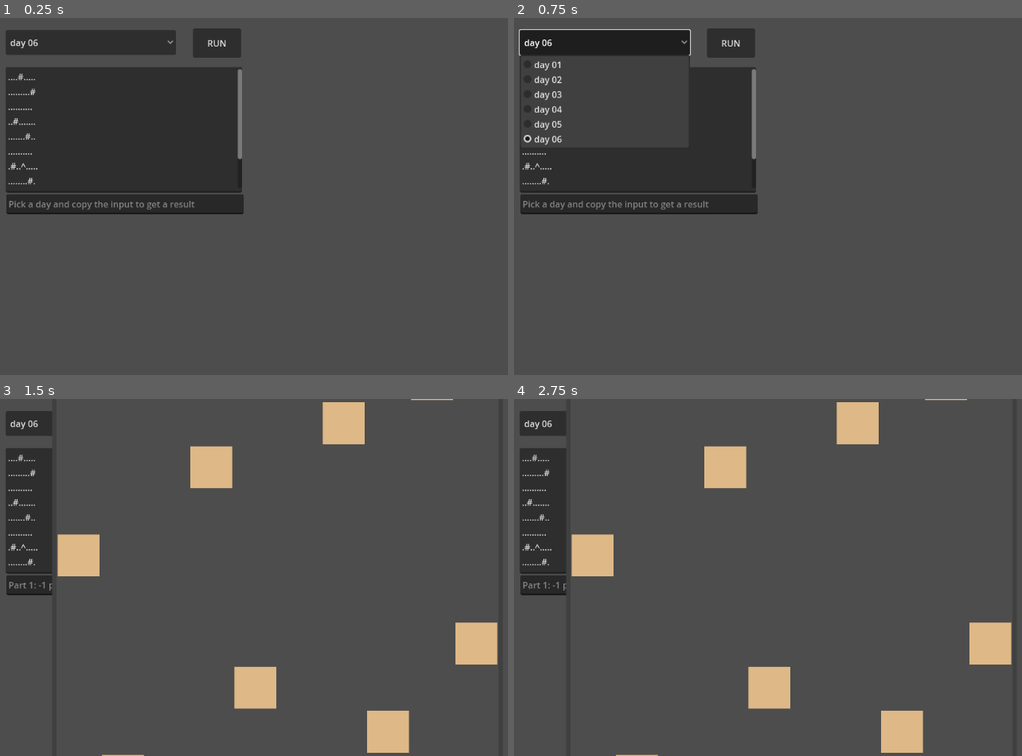
Above: before the commit, frames 1-4 (two rows, left to right).
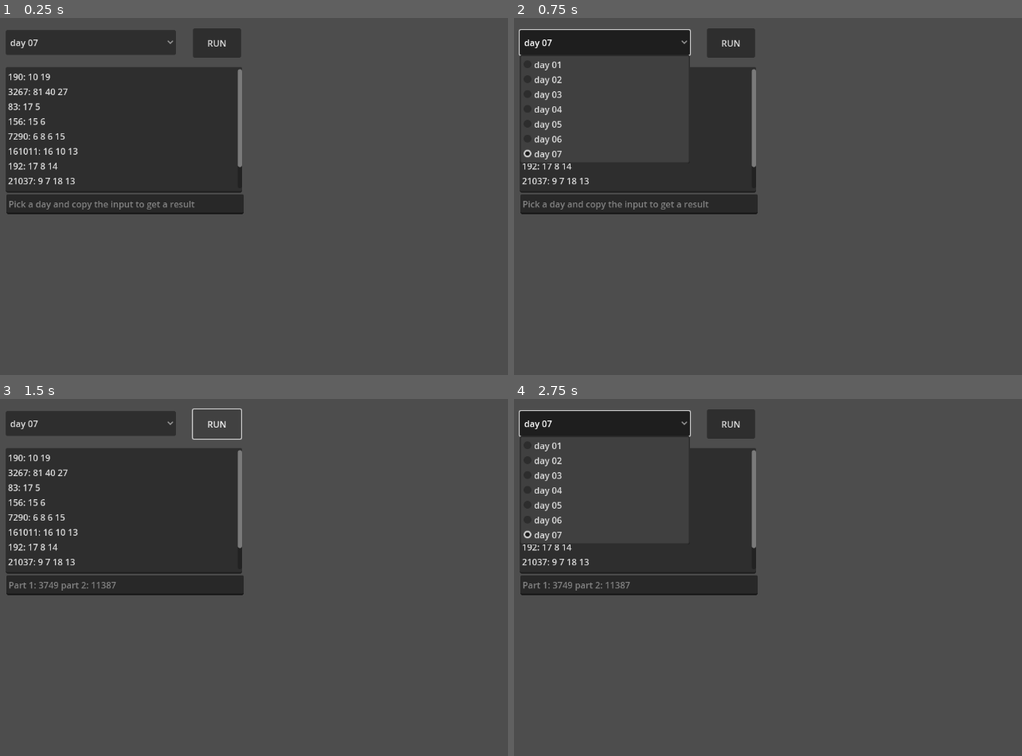
Above: after the commit, the same moments.

Repository: jacopofar/advent2024-godot
Game: Godot game, scene res://day_selector.tscn
The game is run twice, just before and just after one commit, with the same random seed, the same clock (stepped at 60 frames per second) and the same inputs.
Inputs:
- Up to frame 1 (0.25 s): no input
- Up to frame 2 (0.75 s): click "day 06" (after the commit: "day 07") at 0.5 s
- Up to frame 3 (1.5 s): click "RUN" at 1.25 s
- Up to frame 4 (2.75 s): click "day 06" (after the commit: "day 07") at 2 s

The runs differ from the first frame. In frame 1, 0.8% of the frame differs, in the area x 1-48%, y 6-47%; in frame 2, 0.4%; in frame 3, 21%, in the area x 1-98%, y 0-100%; in frame 4, 16%.
Error before the commit: Trying to return a dictionary of type "Dictionary" where expected return type is "Dictionary[Vector4i, int]". (res://day_06.gd:33)

Commit message:
Add day 7

Diff:
--- /dev/null
+++ b/day07.tscn
@@ -0,0 +1,6 @@
+[gd_scene load_steps=2 format=3 uid="uid://cmerbmek6xnyh"]
+
+[ext_resource type="Script" uid="uid://dtifs8pdhjgel" path="res://day_07.gd" id="1_kgj4i"]
+
+[node name="Day07" type="Node2D"]
+script = ExtResource("1_kgj4i")
--- /dev/null
+++ b/day_07.gd
@@ -0,0 +1,53 @@
+extends Node2D
+
+func is_solvable(eq: PackedInt64Array, with_concatenation: bool = false) -> bool:
+	# no operations left, stop
+	#print("receive ", eq)
+	if len(eq) == 2:
+		return eq[0] == eq[1]
+	# alrady too much, stop earlier
+	if eq[0] < eq[1]:
+		return false
+	# try both possibilities recursively
+	#print("try +")
+	var eq2 = eq.duplicate()
+	eq2[1] = eq2[1] + eq2[2]
+	eq2.remove_at(2)
+	if is_solvable(eq2, with_concatenation):
+		return true
+	#print("try *")
+
+	eq2 = eq.duplicate()
+	eq2[1] = eq2[1] * eq2[2]
+	eq2.remove_at(2)
+	if is_solvable(eq2, with_concatenation):
+		return true
+
+	if with_concatenation:
+		#print("try ||")
+
+		eq2 = eq.duplicate()
+		eq2[1] = int(str(eq2[1]) + str(eq2[2]))
+		eq2.remove_at(2)
+		if is_solvable(eq2, with_concatenation):
+			return true
+	return false
+
+func solve(input: String) -> void:
+	var eqs: Array[PackedInt64Array] = []
+	for line in input.split("\n"):
+		if line == "":
+			continue
+		var eq = PackedInt64Array([int(line.split(":")[0])])
+		for n in line.split(":")[1].split(" ", false):
+			eq.append(int(n))
+		eqs.append(eq)
+	var tot1 = 0
+	for eq in eqs:
+		if is_solvable(eq):
+			tot1 += eq[0]
+	var tot2 = 0
+	for eq in eqs:
+		if is_solvable(eq, true):
+			tot2 += eq[0]
+	get_parent().set_solution("Part 1: {0} part 2: {1}".format([tot1, tot2]))
--- a/day_selector.tscn
+++ b/day_selector.tscn
@@ -10,16 +10,15 @@
 offset_top = 89.0
 offset_right = 512.0
 offset_bottom = 317.0
-text = "....#.....
-.........#
-..........
-..#.......
-.......#..
-..........
-.#..^.....
-........#.
-#.........
-......#...
+text = "190: 10 19
+3267: 81 40 27
+83: 17 5
+156: 15 6
+7290: 6 8 6 15
+161011: 16 10 13
+192: 17 8 14
+21037: 9 7 18 13
+292: 11 6 16 20
 "
 placeholder_text = "got a problem?"
 
@@ -28,8 +27,8 @@
 offset_top = 22.0
 offset_right = 392.0
 offset_bottom = 67.0
-selected = 5
-item_count = 6
+selected = 6
+item_count = 7
 popup/item_0/text = "day 01"
 popup/item_0/id = 0
 popup/item_1/text = "day 02"
@@ -42,6 +41,8 @@
 popup/item_4/id = 4
 popup/item_5/text = "day 06"
 popup/item_5/id = 5
+popup/item_6/text = "day 07"
+popup/item_6/id = 6
 
 [node name="Button" type="Button" parent="."]
 anchors_preset = 8
Not shown, added: day_07.gd.uid
